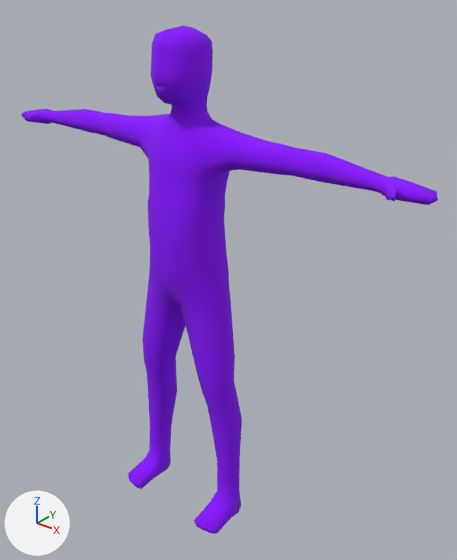
The FBX model public/models/avatars/bowlie/walk.fbx, before and after one commit.
Both versions are drawn from a 50 mm camera at (135.7, -144.5, 190.2) aimed at (9.0, 13.8, 92.0). The lights are fixed; the arrows at lower left show +X, +Y and +Z. The picture after the commit comes second. Vertices at exactly the same position are counted once.

Names of what the first picture shows: 'humanoid'.
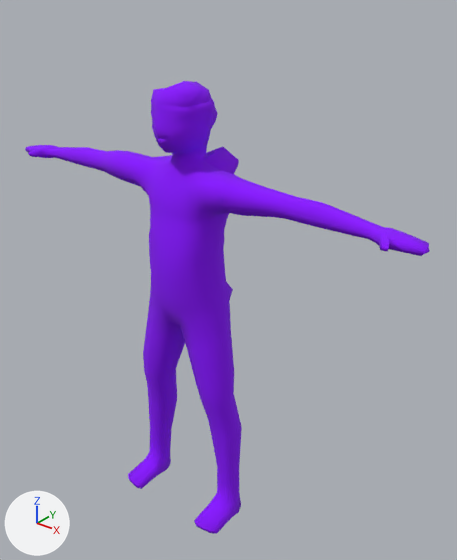
What changed in the scene script:
```text
Change me_body_002:
    used by ob_humanoid; location = (0.0, 0.0, 0.0); rotation_euler = (1.539, 0.0, 0.0), in degrees (88, 0, 0)
    verts and faces of me_body_002; kept vertices keep their numbers, new ones are numbered from 865
    before: 5 (13.0, 94.0, -6.0) at pixel (228, 282), 7 (0.0, 88.0, -7.0), 28 (3.0, 88.0, -7.0), 40 (0.0, 97.0, -10.0), 42 (5.0, 97.0, -10.0)
    before: 81 (8.0, 91.0, -8.0), 103 (9.0, 98.0, -9.0), 268 (-13.0, 94.0, -6.0), 292 (-13.0, 99.0, -6.0), 294 (-5.0, 97.0, -10.0)
    before: 333 (-8.0, 91.0, -8.0), 355 (-9.0, 98.0, -9.0), 840 (9.0, 103.0, -8.0), 848 (5.0, 101.0, -9.0), 852 (0.0, 101.0, -9.0)
    remove me_body_002.from_pydata(...)  # 865 vertices, 1726 faces; spans x -83.0..83.0, y -1.0..176.0, z -10.0..15.0
    add me_body_002.from_pydata(...)  # 921 vertices, 1726 faces; spans x -83.0..83.0, y -1.0..178.0, z -18.0..15.0
    me_body_002 part 1
    22 vertices are removed from x -24.0..30.0, y 136.0..147.0, z -7.0..4.0
    153 faces are deleted
    10 vertices in x -6.0..13.0, y 129.0..172.0, z -9.0..-6.0 move by (0.0, 0.0, -1.0)
    4 vertices in x 0.0..30.0, y 143.0..175.0, z 2.0..9.0 move by (0.0, 1.0, 1.0)
    3 vertices in x 6.0..13.0, y 132.0..167.0, z -9.0..-4.0 move by (1.0, 0.0, -1.0)
    3 vertices in x -17.0..30.0, y 139.0..143.0, z 3.0..4.0 move by (0.0, 0.0, 2.0)
    3 vertices in x -29.0..7.0, y 146.0..176.0, z -2.0..2.0 move by (0.0, 2.0, 0.0)
    3 vertices in x -30.0..25.0, y 141.0, z 3.0 move by (0.0, 0.0, 3.0)
    58 vertices move from x -35.0..25.0, y 132.0..175.0, z -9.0..8.0 to x -36.0..25.0, y 132.0..177.0, z -18.0..9.0
    73 vertices are added at x -40.0..67.0, y 135.0..152.0, z -9.0..7.0
    5 new vertices lie (4.0, 0.0, 0.0) away from vertices in x -24.0..62.0, y 136.0..141.0, z -1.0..3.0
    153 new faces join them
    me_body_002 part 2
    add for i in [7, 28, 840, 852]: verts[i] += (0.0, 0.0, -1.0)
    add verts[5] = (13.0, 94.0, -6.0)  # moved, pixel (229, 305)
    add verts[40] = (0.0, 96.0, -13.0)  # moved
    add verts[42] = (6.0, 96.0, -14.0)  # moved
    add verts[81] = (9.0, 91.0, -11.0)  # moved
    add verts[103] = (10.0, 98.0, -12.0)  # moved, pixel (232, 289)
    add verts[268] = (-16.0, 95.0, -8.0)  # moved
    add verts[292] = (-15.0, 100.0, -8.0)  # moved
    add verts[294] = (-5.0, 96.0, -12.0)  # moved
    add verts[333] = (-9.0, 91.0, -10.0)  # moved
    add verts[355] = (-11.0, 98.0, -12.0)  # moved
    add verts[848] = (5.0, 101.0, -11.0)  # moved
Change ob_humanoid:
    ob_humanoid.scale: (1.0, 1.0, 1.0) -> (1.0, 0.904, 1.0)
```

What differs and where, as boxes (x1, y1, x2, y2) in the pictures (457 x 560 px; the box of a moved part takes in the faces that stretch with it):
'humanoid', reshaped, rescaled (11% shorter): before (21, 25, 438, 534); after (25, 81, 430, 534)
part 1 of me_body_002, moved or reshaped: before (99, 25, 388, 193); after (101, 81, 382, 242)
part 2 of me_body_002, moved or reshaped: before (221, 271, 231, 308); after (221, 282, 233, 330)
